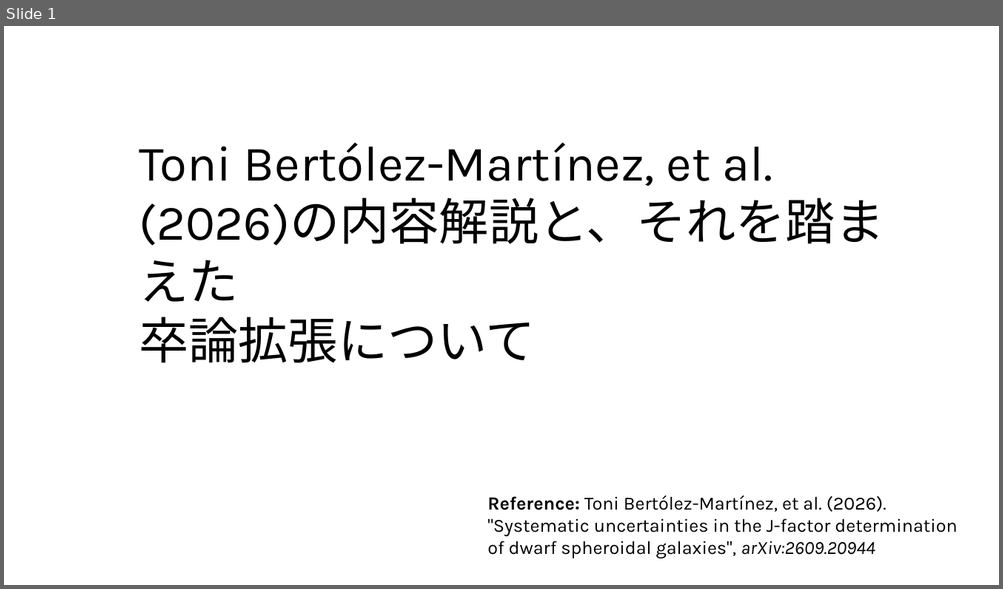
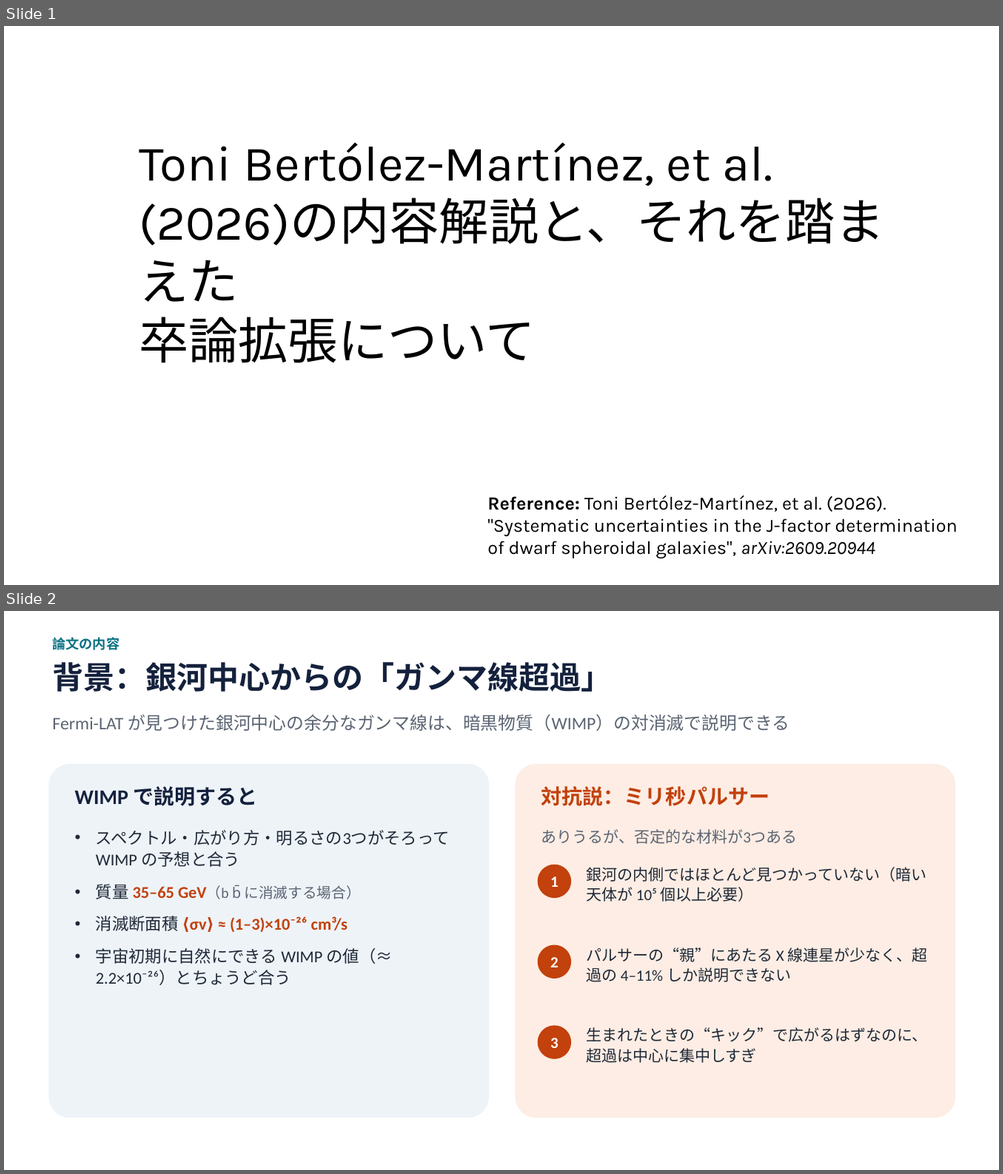
Before and after one commit to Mikann20041029/darkmatter-slides, a slide deck: slides/Toni Bertólez-Martínez, et al. (2026).pptx. Shown one above the other, each under a label of ours: slide 1 before the commit, slides 1 and 2 after it. The pictures are 1003x589 and 1003x1174 pixels, drawn with LibreOffice and Linux fonts; fonts in the diff are those of the drawing. Boxes give left, top, right and bottom in pixels: in the first picture for what was removed or moved away, otherwise in the second. Text is boxed around its words. In the diff, an @@ line names an element or a change of style, - is before the commit and + after.

```diff
--- a/slides/Toni Bertólez-Martínez, et al. (2026).pptx
+++ b/slides/Toni Bertólez-Martínez, et al. (2026).pptx
@@ slide 2 added at (x1=4, y1=611, x2=999, y2=1170), background #FFFFFF @@
@@ text added at (x1=52, y1=637, x2=119, y2=650), 13 pt, text #0B7285, bold @@
+論文の内容
@@ text added at (x1=52, y1=662, x2=612, y2=692), 30 pt, text #14213D, bold @@
+背景：銀河中心からの「ガンマ線超過」
@@ text added at (x1=52, y1=715, x2=789, y2=731), 17 pt, text #5B6472 @@
+Fermi-LAT が見つけた銀河中心の余分なガンマ線は、暗黒物質（WIMP）の対消滅で説明できる
@@ rounded rectangle added at (x1=48, y1=764, x2=489, y2=1119), fill #EEF3F8 @@
@@ rounded rectangle added at (x1=515, y1=764, x2=956, y2=1119), fill #FDEDE4 @@
@@ text added at (x1=75, y1=786, x2=257, y2=806), 20 pt, text #14213D, bold @@
+WIMP で説明すると
@@ text added at (x1=541, y1=786, x2=769, y2=806), 20 pt, text #C2410C, bold @@
+対抗説：ミリ秒パルサー
@@ text added at (x1=96, y1=830, x2=449, y2=985), 16 pt, text #1F2937 @@
+• スペクトル・広がり方・明るさの3つがそろって WIMP の予想と合う
+• 質量 35–65 GeV（b b̄ に消滅する場合）
+• 消滅断面積 ⟨σv⟩ ≈ (1–3)×10⁻²⁶ cm³/s
+• 宇宙初期に自然にできる WIMP の値（≈ 2.2×10⁻²⁶）とちょうど合う
@@ text added at (x1=541, y1=829, x2=797, y2=844), 15 pt, text #5B6472 @@
+ありうるが、否定的な材料が3つある
@@ ellipse added at (x1=538, y1=865, x2=571, y2=898), fill #C2410C, 15 pt, text #FFFFFF, bold @@
+1
@@ text added at (x1=586, y1=867, x2=926, y2=902), 15 pt, text #1F2937 @@
+銀河の内側ではほとんど見つかっていない（暗い天体が 10⁵ 個以上必要）
@@ ellipse added at (x1=538, y1=945, x2=571, y2=979), fill #C2410C, 15 pt, text #FFFFFF, bold @@
+2
@@ text added at (x1=586, y1=948, x2=928, y2=982), 15 pt, text #1F2937 @@
+パルサーの“親”にあたる X 線連星が少なく、超過の 4–11% しか説明できない
@@ ellipse added at (x1=538, y1=1026, x2=571, y2=1059), fill #C2410C, 15 pt, text #FFFFFF, bold @@
+3
@@ text added at (x1=586, y1=1028, x2=927, y2=1063), 15 pt, text #1F2937 @@
+生まれたときの“キック”で広がるはずなのに、超過は中心に集中しすぎ
```
Also in this commit, not shown: 10 other slides added, 3 slides removed.
